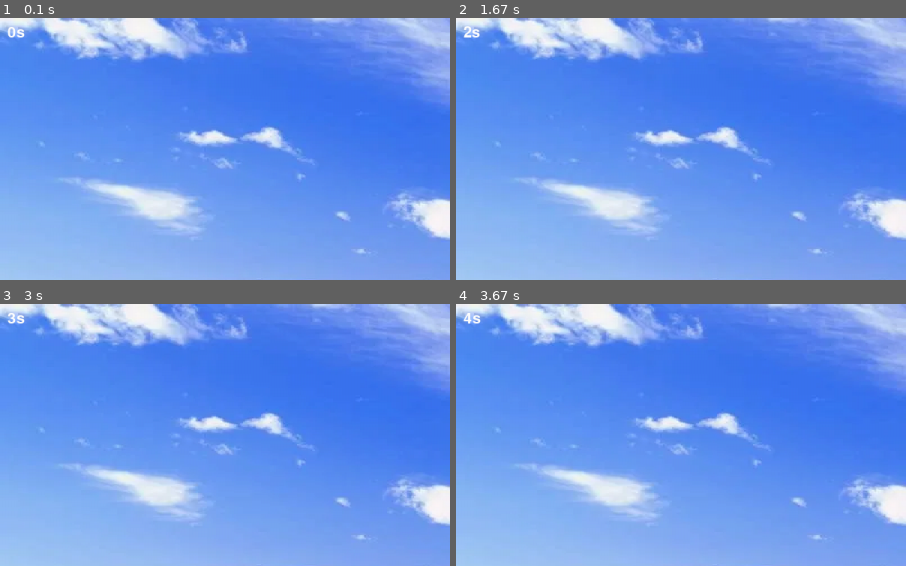
Above: before the commit, frames 1-4 (two rows, left to right).
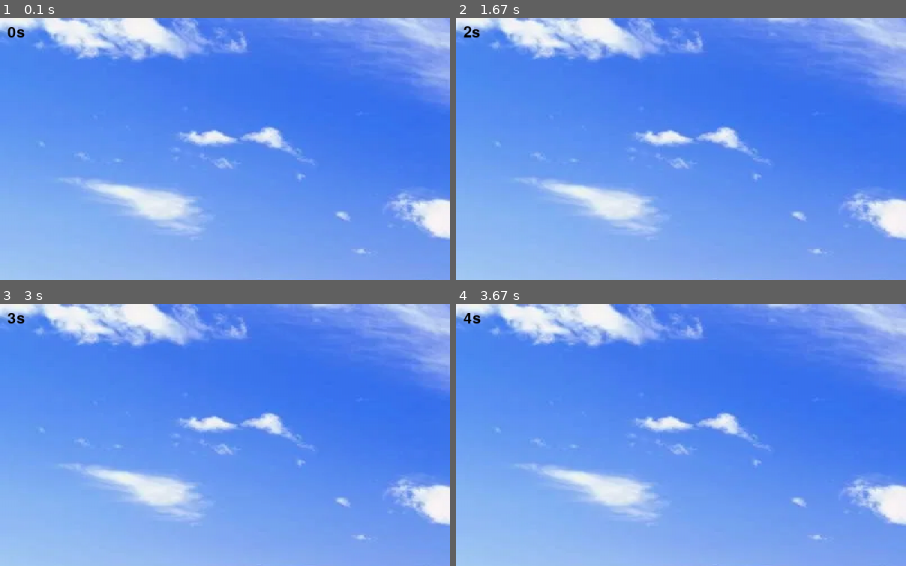
Above: after the commit, the same moments.

Repository: JonathanAgarradoJCU/First-PyGame
Game: pygame game, started from main.py
The game is run twice, just before and just after one commit, with the same random seed, the same clock (stepped at 60 frames per second) and the same inputs.
Inputs:
- Up to frame 1 (0.1 s): no input
- Up to frame 2 (1.67 s): hold D 0.33-0.8 s; hold W 0.83-1.13 s; hold D 1.17-1.63 s
- Up to frame 3 (3 s): hold A 1.67-2.2 s; hold S 2.23-2.53 s; hold A 2.57-2.97 s
- Up to frame 4 (3.67 s): hold W 3-3.37 s; hold D from 3.4 s (still down)
The pictures show only the part of the screen within x 0-50%, y 0-50%; the shares and areas given below are measured in that part.

The runs differ from the first frame. In frame 1, 0.1% of the frame differs, in the area x 1-6%, y 3-8%; in frame 2, 0.1%; in frame 3, 0.1%; in frame 4, 0.1%.

Commit message:
Change font color to black

Diff:
--- a/main.py
+++ b/main.py
@@ -21,7 +21,7 @@
 def draw(player, elapsed_time):
     WIN.blit(BACKGROUND, (0, 0))
 
-    time_text = FONT.render(f"{round(elapsed_time)}s", 1, (255, 255, 255))
+    time_text = FONT.render(f"{round(elapsed_time)}s", 1, (0, 0, 0))
     WIN.blit(time_text, (10, 10))
 
     pygame.draw.rect(WIN, (255, 0, 0), player)
